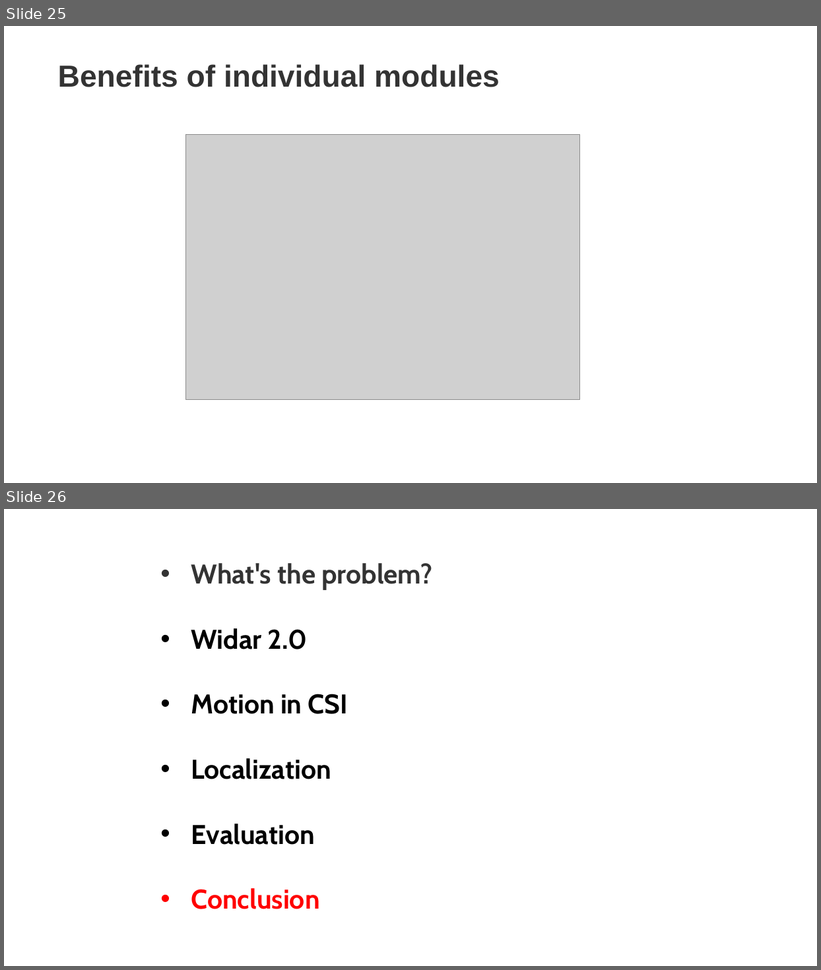
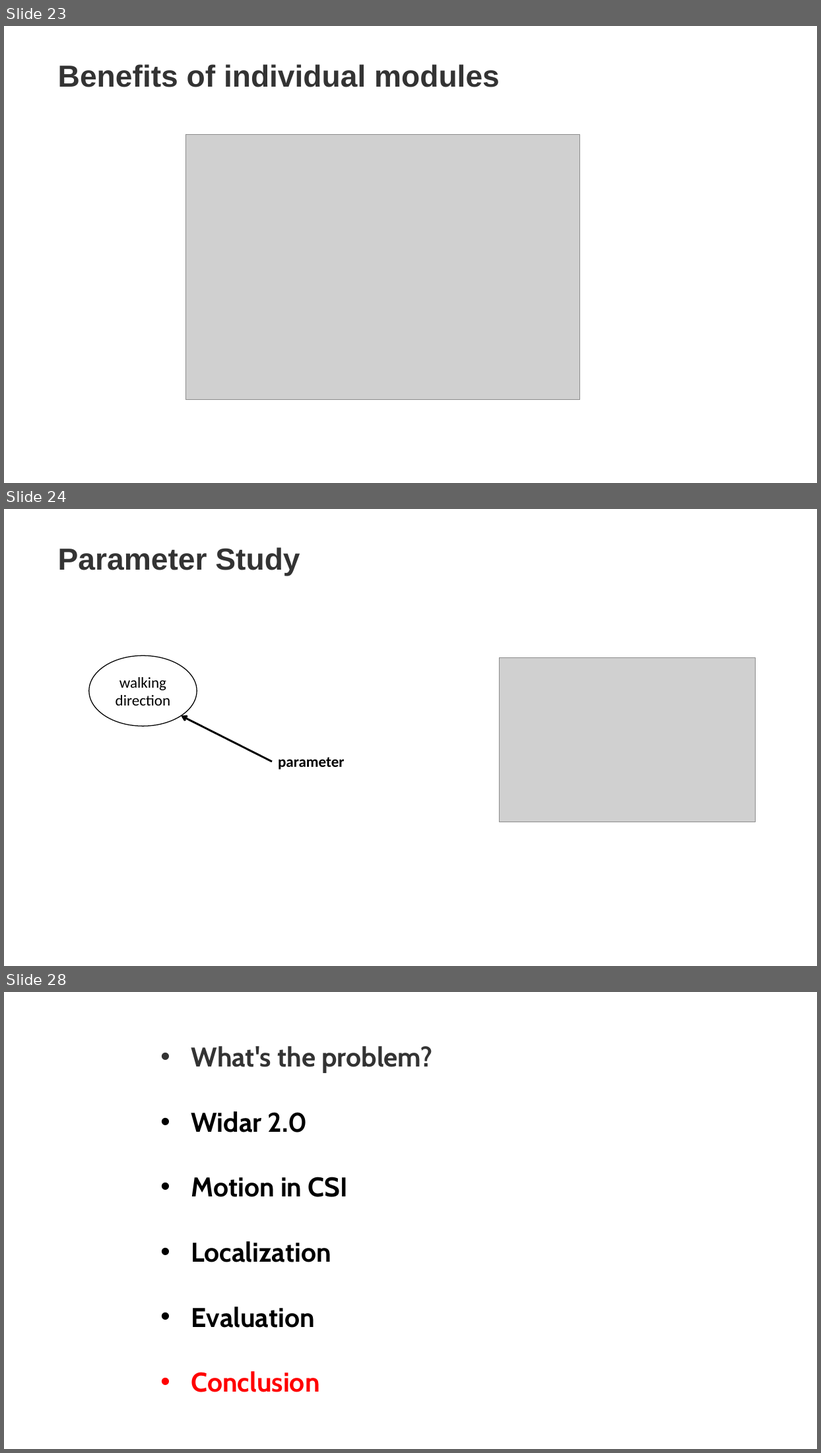
Before and after one commit to linxuyalun/courses, a slide deck: sjtu/iot/Widar2.0.pptx. Shown one above the other, each under a label of ours: slides 25 and 26 before the commit, slides 23, 24 and 28 after it; the slides between them are not shown. The pictures are 821x970 and 821x1453 pixels, drawn with LibreOffice and Linux fonts; fonts in the diff are those of the drawing; grey boxes stand for pictures. Boxes give left, top, right and bottom in pixels: in the first picture for what was removed or moved away, otherwise in the second. Text is boxed around its words. In the diff, an @@ line names an element or a change of style, - is before the commit and + after.

```diff
--- a/sjtu/iot/Widar2.0.pptx
+++ b/sjtu/iot/Widar2.0.pptx
@@ slide 24 added at (4,509,817,966), background #FFFFFF @@
@@ text added at (58,547,300,576), 36 pt, text #333333, bold @@
+Parameter Study
@@ ellipse added at (88,656,197,727), outline #000000 1 pt, 18 pt, text #000000 @@
+walking direction
@@ picture added at (500,658,756,822) @@
@@ arrow added from (272, 762) to (181, 716), #000000 2.25 pt @@
@@ text added at (278,757,345,770), 18 pt, text #000000, bold @@
+parameter
@@ what was slide 25 is now slide 23 @@
@@ what was slide 26 is now slide 28 @@
```
Also in this commit, not shown: 2 slides changed, 8 other slides added, 7 slides removed.
